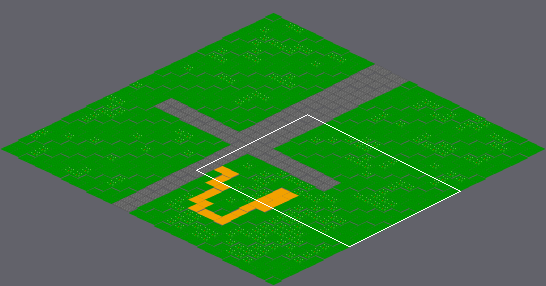
Two versions of a level (Tiled map, android/assets/maps/test.tmx). The picture above shows the old version from afar; the outline marks the close-up.
Close-up. Before:
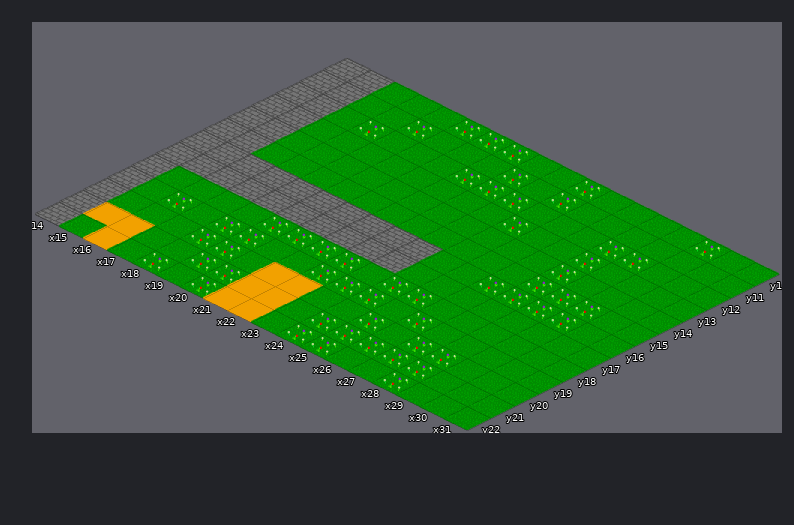
Cells are 128x64 px. Isometric: x runs down to the right, y down to the left. Shown: x 14..31, y 10..22. The commit also changed other parts of the map, which this record leaves out.
Once edited:
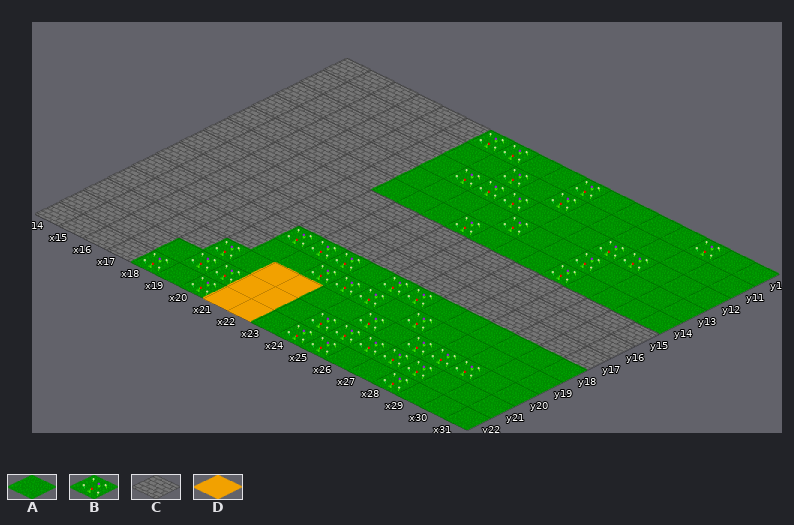
Key: from "city": A 0, B 2, C 3, D 5.
_ is an empty cell.
Diff:
Layer "tiles":
y 10: x 16..19 AAAB -> CCCC
y 11: x 16..19 AABA -> CCCC
y 12: x 16..19 ABAA -> CCCC
y 13: x 16..19 AAAA -> CCCC
y 14: x 16..19 AAAA -> CCCC; x 23 A -> B
y 15: x 16..31 AAAAAAAAAAABBBAA -> CCCCCCCCCCCCCCCC
y 16: x 24..31 AABBBBAA -> CCCCCCCC
y 17: x 24..31 AAAAAAAA -> CCCCCCCC
y 18: x 15..19 AAAAB -> CCCCC
y 19: x 15..19 ABABB -> CCCCC
y 20: x 15..18 AAAB -> CCCC; x 29 A -> B
y 21: x 15..17 DDA -> CCC
y 22: x 15..17 ADA -> CCC
Pixel boxes of the changes (left, top, right, bottom) in both close-ups:
changed: (59, 82, 659, 379)
